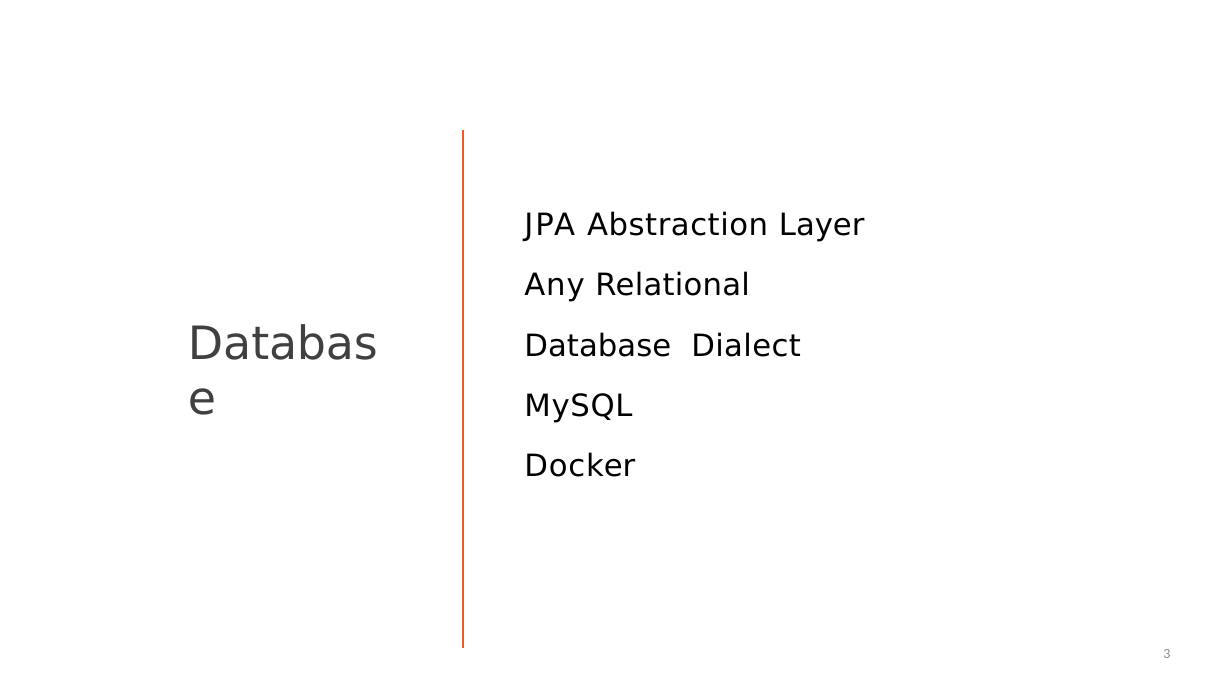
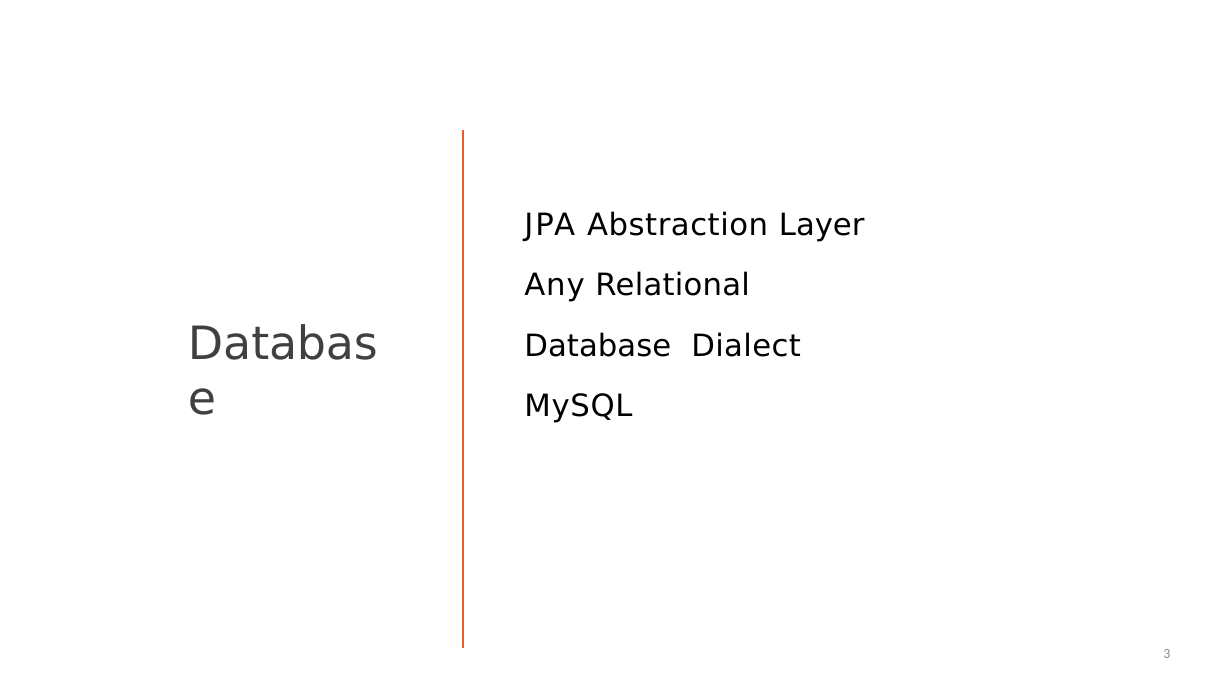
Before and after one commit to StevenJoseph19/Java-Apps, a slide deck: slide 3 of 3. Spring/Day 14/Slides/6. Configuration of Spring and JPA for Development/configuration-of-spring-and-jpa-for-development-slides.pptx. Drawn at 1232x693 pixels with LibreOffice and Linux fonts; fonts in the diff are those of the drawing. Boxes give left, top, right and bottom in pixels: in the first picture for what was removed or moved away, otherwise in the second. Text is boxed around its words. In the diff, an @@ line names an element or a change of style, - is before the commit and + after.

```diff
--- a/3. Spring/Day 14/Slides/6. Configuration of Spring and JPA for Development/configuration-of-spring-and-jpa-for-development-slides.pptx
+++ b/3. Spring/Day 14/Slides/6. Configuration of Spring and JPA for Development/configuration-of-spring-and-jpa-for-development-slides.pptx
@@ text at box(524, 452, 635, 477): paragraph removed @@
-Docker
```
Also in this commit, not shown: 1 other slide changed, 2 slides removed, 7 other files.
